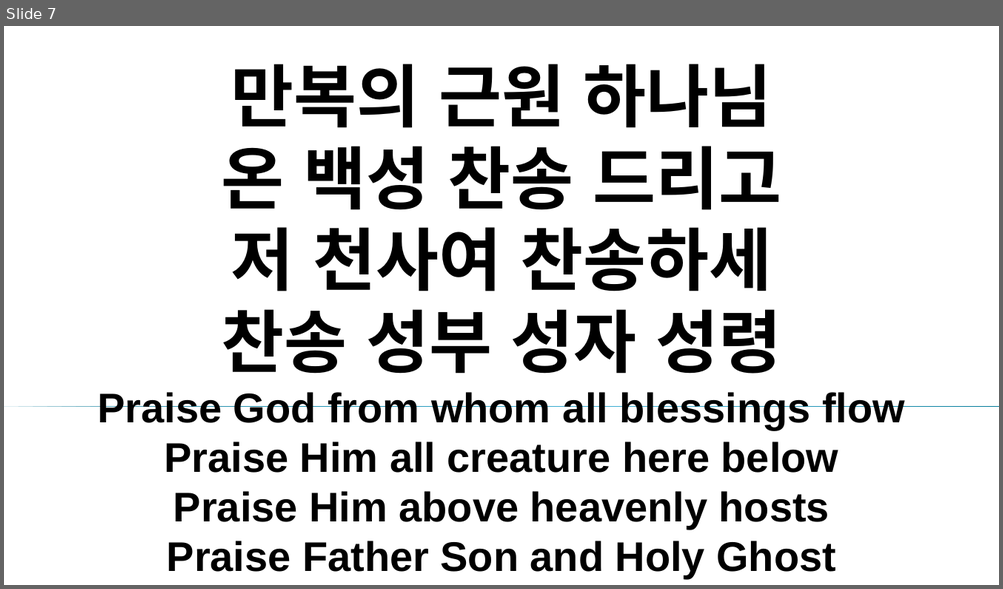
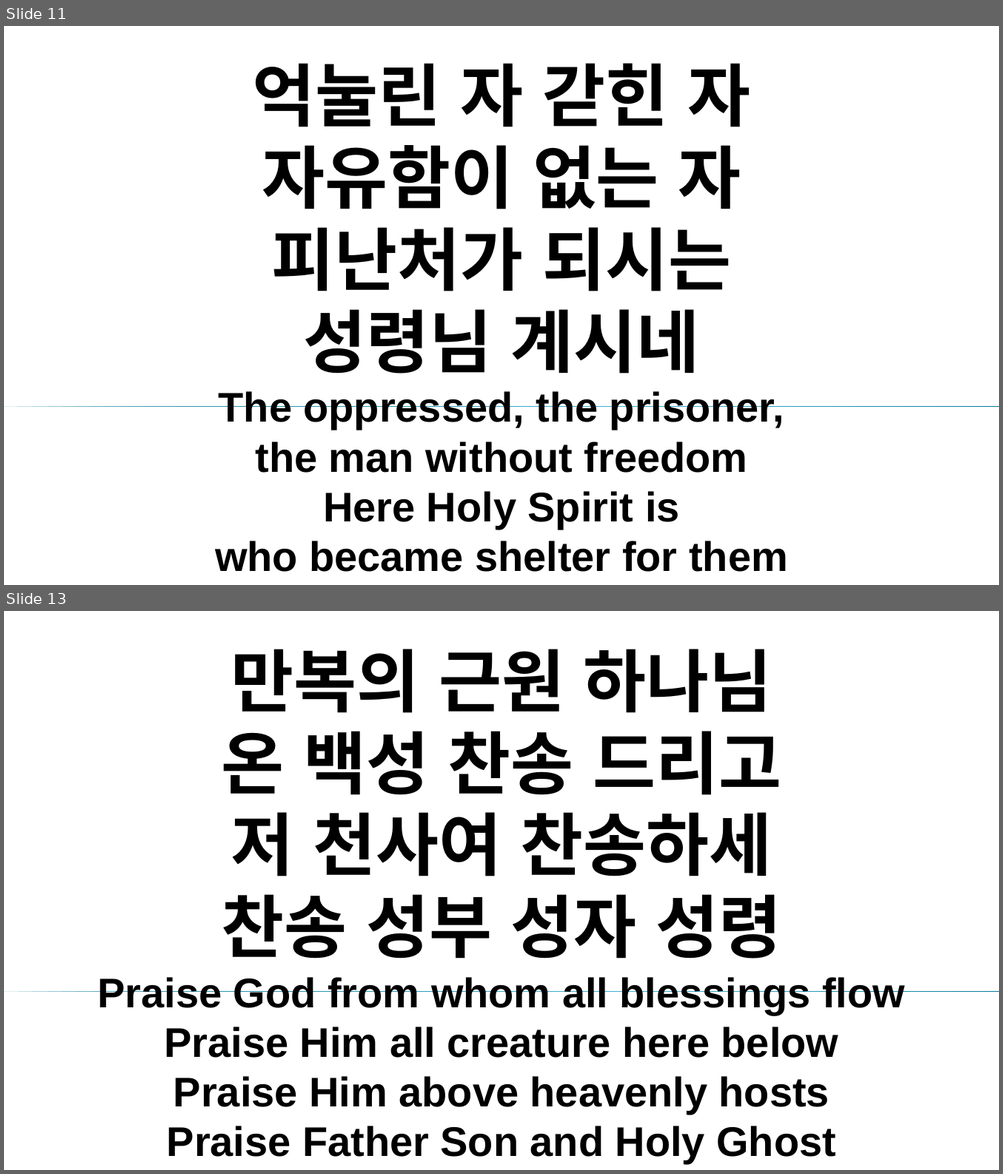
Before and after one commit to kagented/automate, a slide deck: ppt/merged.pptx. Shown one above the other, each under a label of ours: slide 7 before the commit, slides 11 and 13 after it; the slides between them are not shown. The pictures are 1003x589 and 1003x1174 pixels, drawn with LibreOffice and Linux fonts; fonts in the diff are those of the drawing; background and template pictures are left out. Boxes give left, top, right and bottom in pixels: in the first picture for what was removed or moved away, otherwise in the second. Text is boxed around its words. In the diff, an @@ line names an element or a change of style, - is before the commit and + after.

```diff
--- a/ppt/merged.pptx
+++ b/ppt/merged.pptx
@@ slide 11 added at <box>4,26,999,585</box>, background picture (left out); not listed: 1 template element that a slide beside it also shows @@
@@ title added at <box>215,63,788,572</box>, 40 pt, text #000000, bold @@
+억눌린 자 갇힌 자
+자유함이 없는 자
+피난처가 되시는
+성령님 계시네
+The oppressed, the prisoner,
+the man without freedom
+Here Holy Spirit is
+who became shelter for them
@@ what was slide 7 is now slide 13 @@
```
Also in this commit, not shown: 1 slide changed, 10 other slides added, 48 slides removed, 7 other files.
